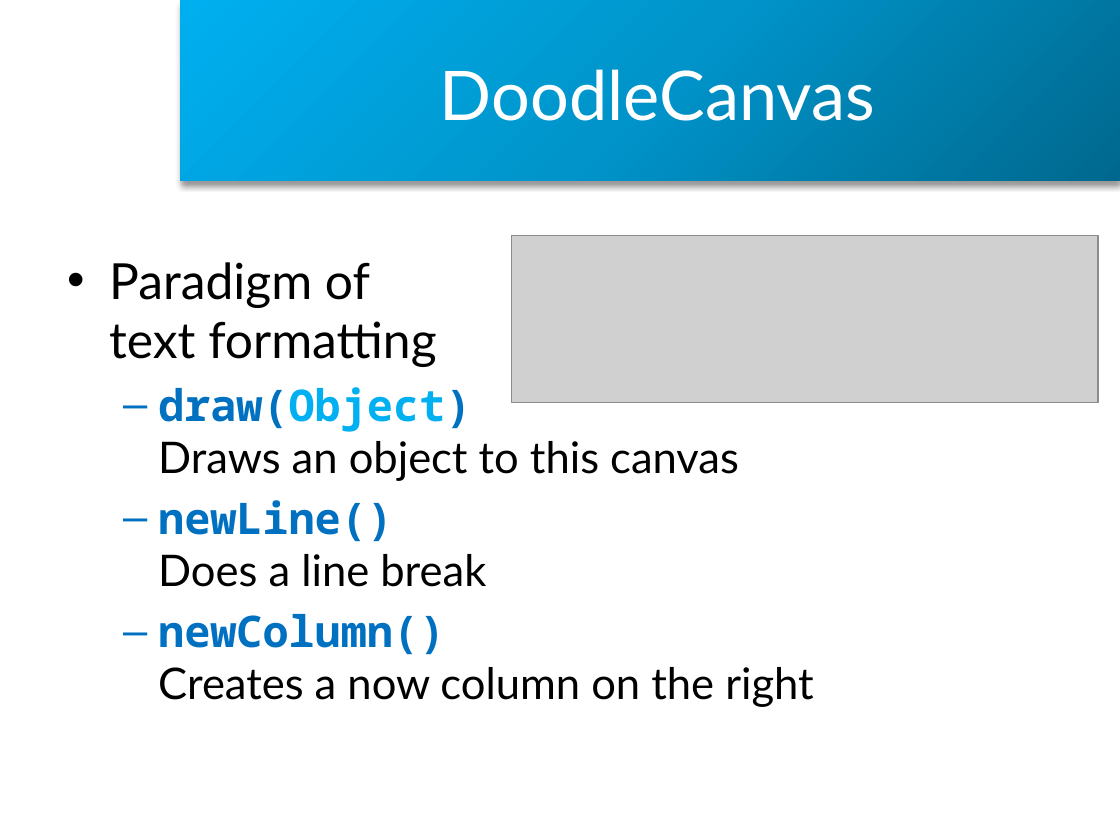
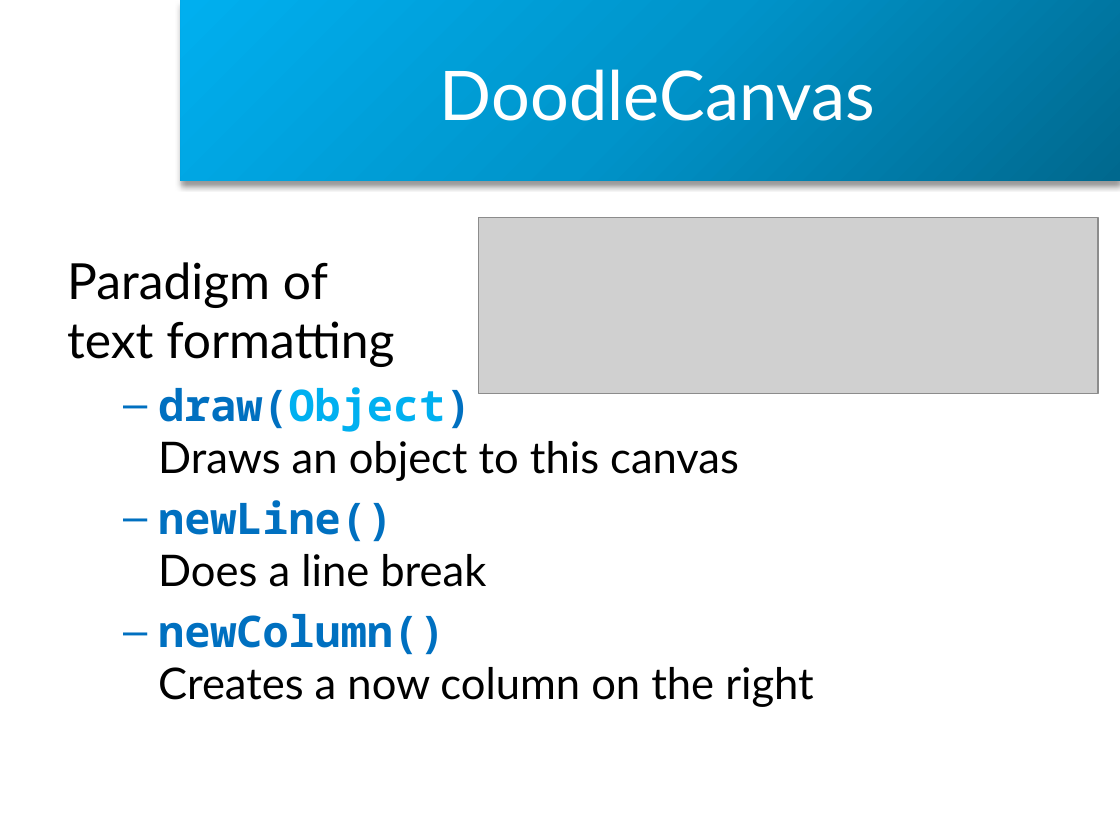
Before and after one commit to CedricReichenbach/DoodleDebug, a slide deck: slide 6 of presentations/Demo DoodleDebug Spring 2013.pptx. Drawn at 1120x840 pixels with LibreOffice and Linux fonts; fonts in the diff are those of the drawing; grey boxes stand for pictures; background and template pictures are left out. Boxes give left, top, right and bottom in pixels: in the first picture for what was removed or moved away, otherwise in the second. Text is boxed around its words. In the diff, an @@ line names an element or a change of style, - is before the commit and + after.

Commit message:
more presentation stuff

```diff
--- a/presentations/Demo DoodleDebug Spring 2013.pptx
+++ b/presentations/Demo DoodleDebug Spring 2013.pptx
@@ picture: place and size @@
-picture at <box>512,235,1098,402</box>
+picture at <box>478,217,1098,393</box>
@@ text at <box>67,262,394,367</box>: bullet • to none @@
```
Also in this commit, not shown: 2 other slides changed, 3 slides added.
